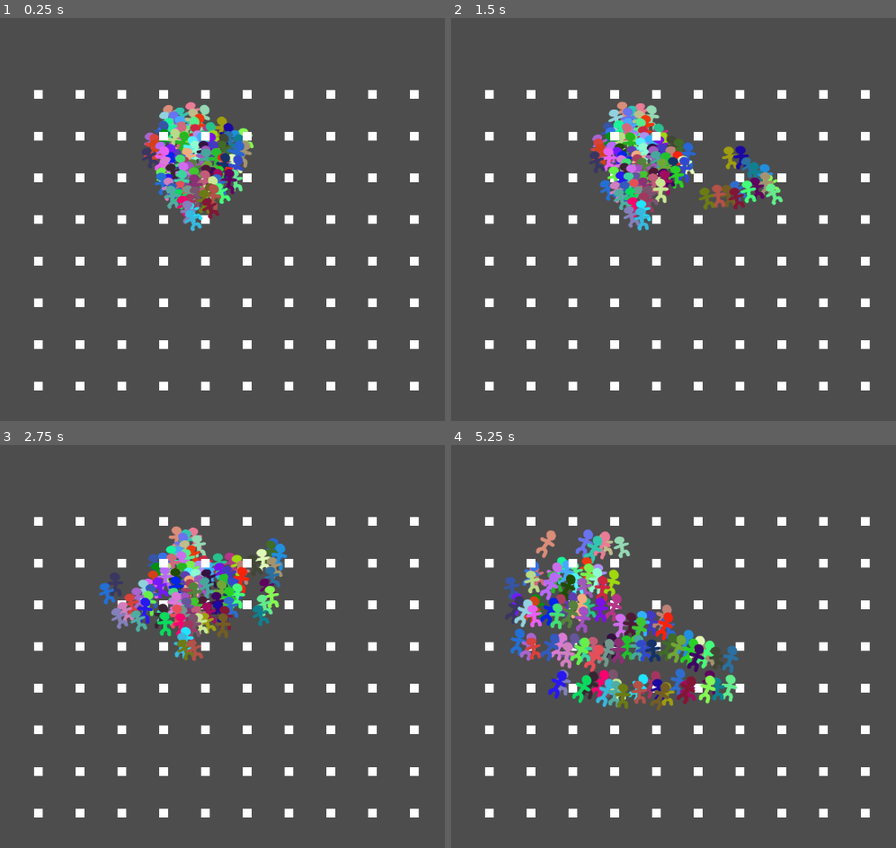
Above: before the commit, frames 1-4 (two rows, left to right).
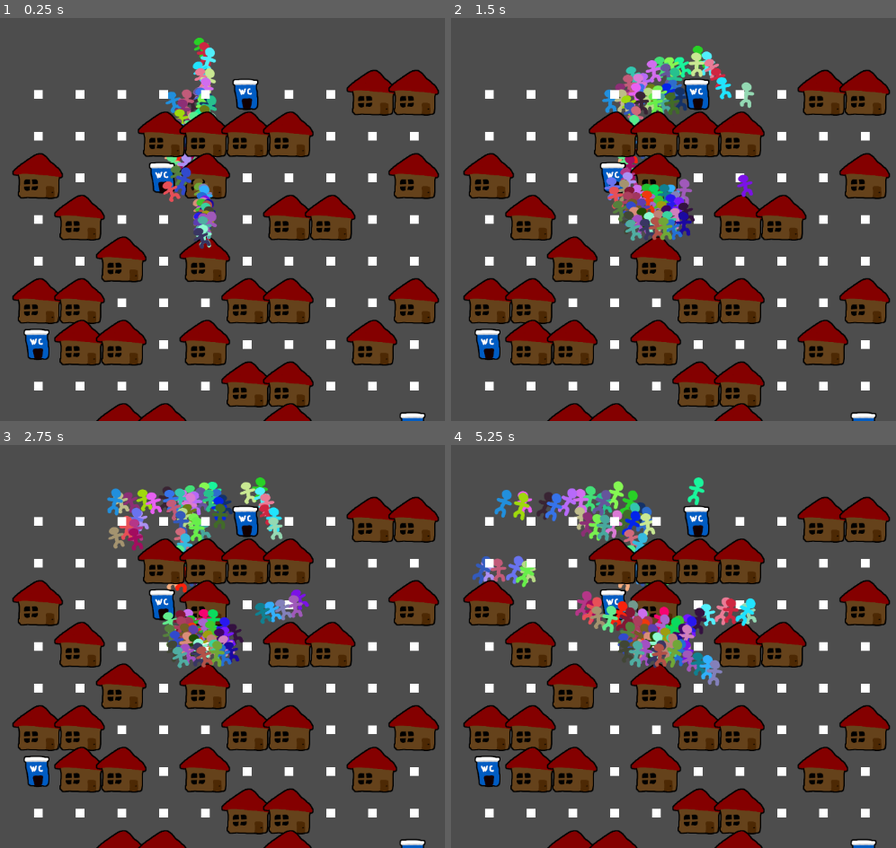
Above: after the commit, the same moments.

Repository: Viggzta/gmtk-jam-2024
Game: Godot game, scene res://scenes/test/felix/testscne.tscn
Same seed, same stepped clock (60 frames per second), same inputs: the game is played once before the commit and once after it.
Inputs (mouse positions are in pixels of both pictures, inside the frame that each line leads up to):
- Up to frame 1 (0.25 s): no input
- Up to frame 2 (1.5 s): move the mouse to (815, 199) at 0.52 s; click (815, 199) at 0.67 s; move the mouse to (513, 239) at 1.27 s; click (513, 239) at 1.42 s
- Up to frame 3 (2.75 s): move the mouse to (275, 557) at 2.02 s; click (275, 557) at 2.17 s
- Up to frame 4 (5.25 s): move the mouse to (620, 727) at 2.77 s; click (620, 727) at 2.92 s; move the mouse to (873, 706) at 3.52 s; click (873, 706) at 3.67 s; move the mouse to (outside the picture) at 4.27 s; click (outside the picture) at 4.42 s; move the mouse to (691, 646) at 5.02 s; click (691, 646) at 5.17 s

The runs differ from the first frame. In frame 1, 28% of the frame differs, in the area x 2-99%, y 4-100%; in frame 2, 31%; in frame 3, 32%; in frame 4, 37%, in the area x 2-99%, y 8-100%.

Commit message:
random placement

Diff:
--- /dev/null
+++ b/src/scenes/buildings/shithouse.tscn
@@ -0,0 +1,17 @@
+[gd_scene load_steps=3 format=3 uid="uid://b44jk3fwvubhm"]
+
+[ext_resource type="Texture2D" uid="uid://d4i7prgkick60" path="res://art/buildings/baja-maja.png" id="1_prq62"]
+
+[sub_resource type="RectangleShape2D" id="RectangleShape2D_2hmb6"]
+size = Vector2(56, 69)
+
+[node name="shithouse" type="Node2D"]
+
+[node name="Baja-maja" type="Sprite2D" parent="."]
+texture = ExtResource("1_prq62")
+
+[node name="StaticBody2D" type="StaticBody2D" parent="."]
+
+[node name="CollisionShape2D" type="CollisionShape2D" parent="StaticBody2D"]
+position = Vector2(-2, -0.5)
+shape = SubResource("RectangleShape2D_2hmb6")
--- a/src/scenes/test/felix/testscne.tscn
+++ b/src/scenes/test/felix/testscne.tscn
@@ -13,6 +13,14 @@
 extends NavigationRegion2D
 
 const BYGGE = preload(\"res://scenes/test/felix/bygge.tscn\")
+const POOP = preload(\"res://scenes/buildings/shithouse.tscn\")
+const HOUSE = preload(\"res://scenes/buildings/house.tscn\")
+var poop_chance : float = 0.1
+
+var my_buildings = [BYGGE, POOP, HOUSE]
+var weights = PackedFloat32Array([2, 0.1, 0.8])
+var rng = RandomNumberGenerator.new()
+
 
 # Called when the node enters the scene tree for the first time.
 func _ready() -> void:
@@ -21,19 +29,23 @@
 
 	for x in range(0, 10):
 		for y in range(0, 10):
-			var n = BYGGE.instantiate()
-			n.position.x = x * 100
-			n.position.y = y * 100
-			add_child(n)
+			_spawn_building(x,y)
+
 
 	bake_navigation_polygon()
 
 # Called every frame. 'delta' is the elapsed time since the previous frame.
 func _process(delta: float) -> void:
 	pass
+
+func _spawn_building(x: float, y : float) -> void:
+	var building = my_buildings[rng.rand_weighted(weights)].instantiate()
+	building.position.x = x * 100
+	building.position.y = y * 100
+	add_child(building)
 "
 
-[node name="Testscne" type="Node2D"]
+[node name="Testscne2" type="Node2D"]
 script = ExtResource("1_66df6")
 
 [node name="Camera2D" type="Camera2D" parent="."]
